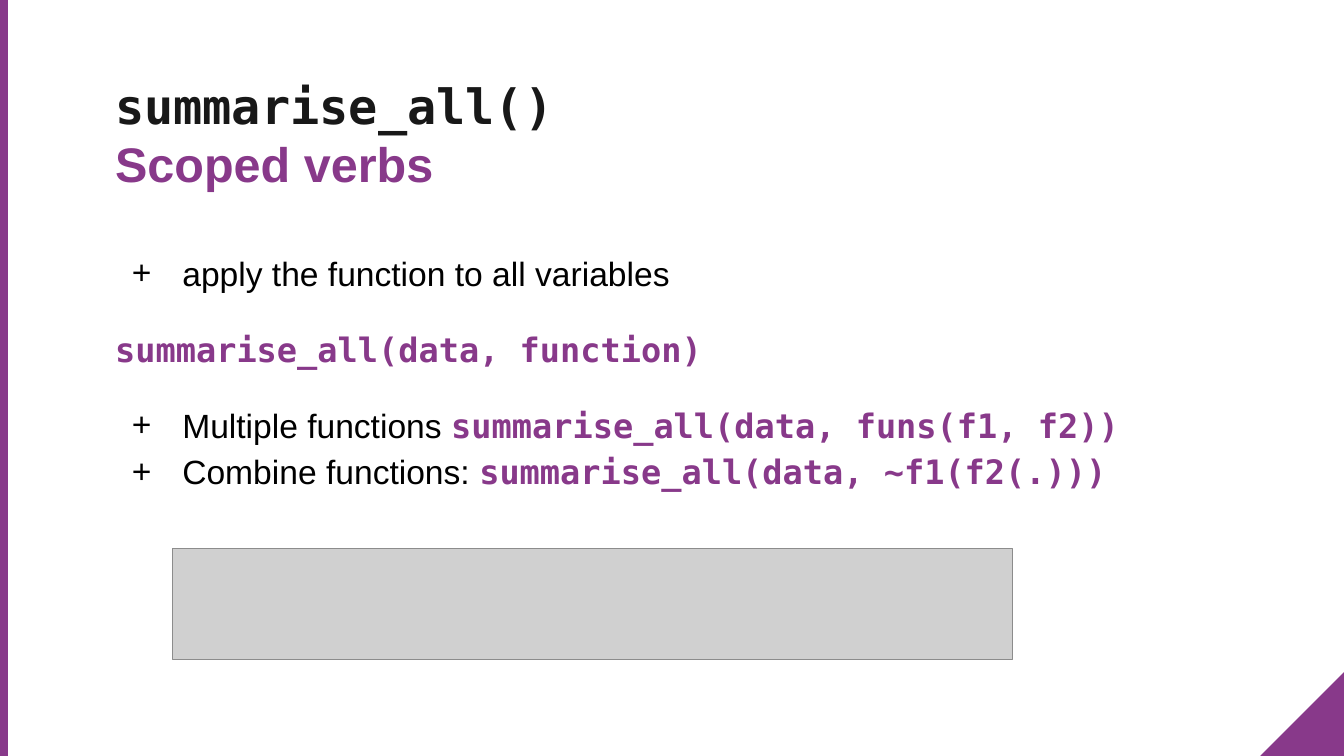
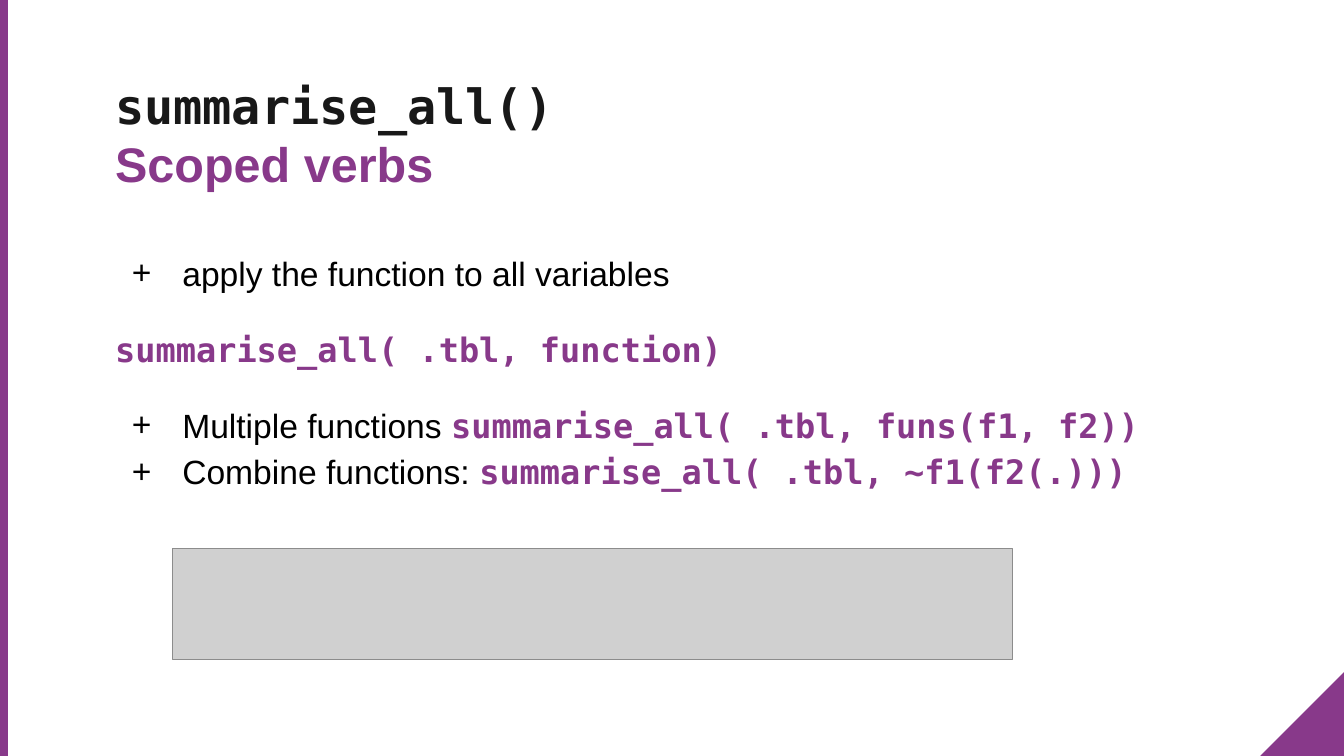
Before and after one commit to MeyerGrace/dive-into-dplyr, a slide deck: slide 34 of dive_into_dplyr.pptx. Drawn at 1344x756 pixels with LibreOffice and Linux fonts; fonts in the diff are those of the drawing; grey boxes stand for pictures; background and template pictures are left out. Boxes give left, top, right and bottom in pixels: in the first picture for what was removed or moved away, otherwise in the second. Text is boxed around its words. In the diff, an @@ line names an element or a change of style, - is before the commit and + after.

```diff
--- a/dive_into_dplyr.pptx
+++ b/dive_into_dplyr.pptx
@@ text at <box>115,334,1139,492</box>: text changed @@
-summarise_all(data, function)
-+ Multiple functions summarise_all(data, funs(f1, f2))
-+ Combine functions: summarise_all(data, ~f1(f2(.)))
+summarise_all( .tbl, function)
++ Multiple functions summarise_all( .tbl, funs(f1, f2))
++ Combine functions: summarise_all( .tbl, ~f1(f2(.)))
```
Also in this commit, not shown: 14 other slides changed, 2 other files.
